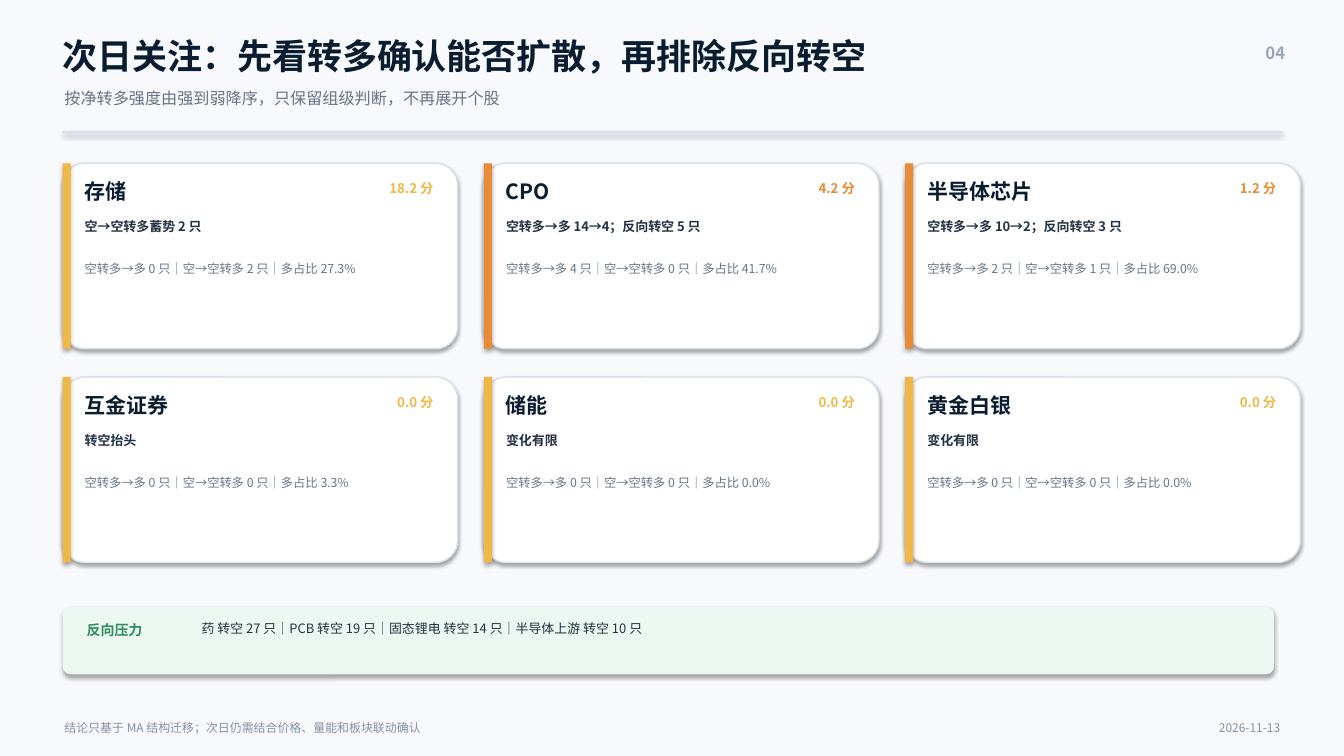
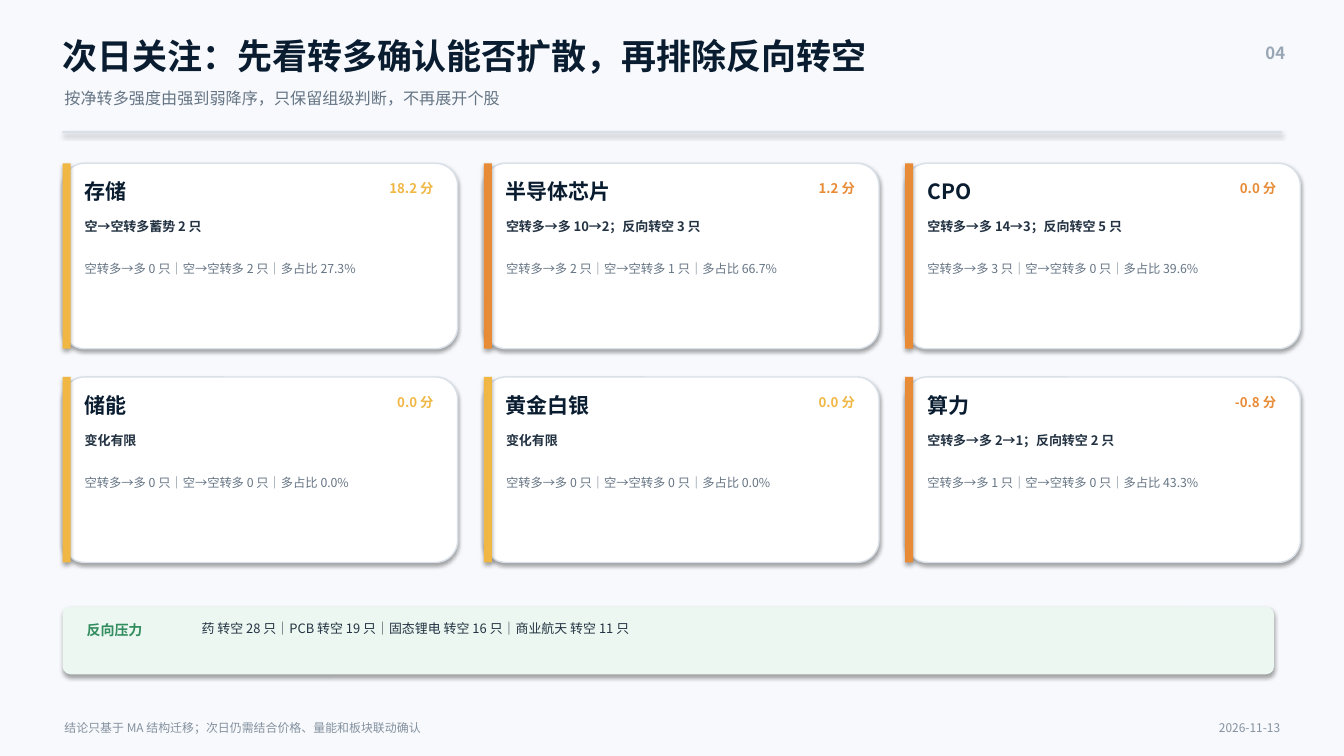
Before and after one commit to nancybhc/a-share-blast-lab, a slide deck: slide 4 of assets/多空阶段简报_2026-11-13.pptx. Drawn at 1344x756 pixels with LibreOffice and Linux fonts; fonts in the diff are those of the drawing. Boxes give left, top, right and bottom in pixels: in the first picture for what was removed or moved away, otherwise in the second. Text is boxed around its words. In the diff, an @@ line names an element or a change of style, - is before the commit and + after.

```diff
--- a/assets/多空阶段简报_2026-11-13.pptx
+++ b/assets/多空阶段简报_2026-11-13.pptx
@@ text at (506, 181, 611, 201): text changed @@
-CPO
+半导体芯片
@@ text at (819, 182, 855, 194): text changed @@
-4.2 分
+1.2 分
@@ text at (927, 183, 971, 200): text changed @@
-半导体芯片
+CPO
@@ text at (1240, 182, 1276, 194): text changed @@
-1.2 分
+0.0 分
@@ text at (506, 220, 701, 233): text changed @@
-空转多→多 14→4；反向转空 5 只
+空转多→多 10→2；反向转空 3 只
@@ text at (927, 220, 1122, 233): text changed @@
-空转多→多 10→2；反向转空 3 只
+空转多→多 14→3；反向转空 5 只
@@ text at (506, 262, 777, 274): text changed @@
-空转多→多 4 只｜空→空转多 0 只｜多占比 41.7%
+空转多→多 2 只｜空→空转多 1 只｜多占比 66.7%
@@ text at (927, 262, 1198, 274): text changed @@
-空转多→多 2 只｜空→空转多 1 只｜多占比 69.0%
+空转多→多 3 只｜空→空转多 0 只｜多占比 39.6%
@@ rectangle at (905, 377, 913, 563): fill #F0B744 to #E88B36 @@
@@ text at (85, 392, 127, 418): text changed @@
-互金证券
+储能
@@ text at (506, 395, 590, 415): text changed @@
-储能
+黄金白银
@@ text at (927, 395, 969, 415): text changed @@
-黄金白银
+算力
@@ text at (1235, 396, 1276, 408): text changed; text colour #F0B744 to #E88B36 @@
-0.0 分
+-0.8 分
@@ text at (85, 434, 137, 446): text changed @@
-转空抬头
+变化有限
@@ text at (927, 434, 1114, 447): text changed @@
-变化有限
+空转多→多 2→1；反向转空 2 只
@@ text at (85, 476, 349, 488): text changed @@
-空转多→多 0 只｜空→空转多 0 只｜多占比 3.3%
+空转多→多 0 只｜空→空转多 0 只｜多占比 0.0%
@@ text at (927, 476, 1198, 488): text changed @@
-空转多→多 0 只｜空→空转多 0 只｜多占比 0.0%
+空转多→多 1 只｜空→空转多 0 只｜多占比 43.3%
@@ text at (202, 622, 629, 635): text changed @@
-药 转空 27 只｜PCB 转空 19 只｜固态锂电 转空 14 只｜半导体上游 转空 10 只
+药 转空 28 只｜PCB 转空 19 只｜固态锂电 转空 16 只｜商业航天 转空 11 只
```
Also in this commit, not shown: 2 other slides changed, 13 other files.
